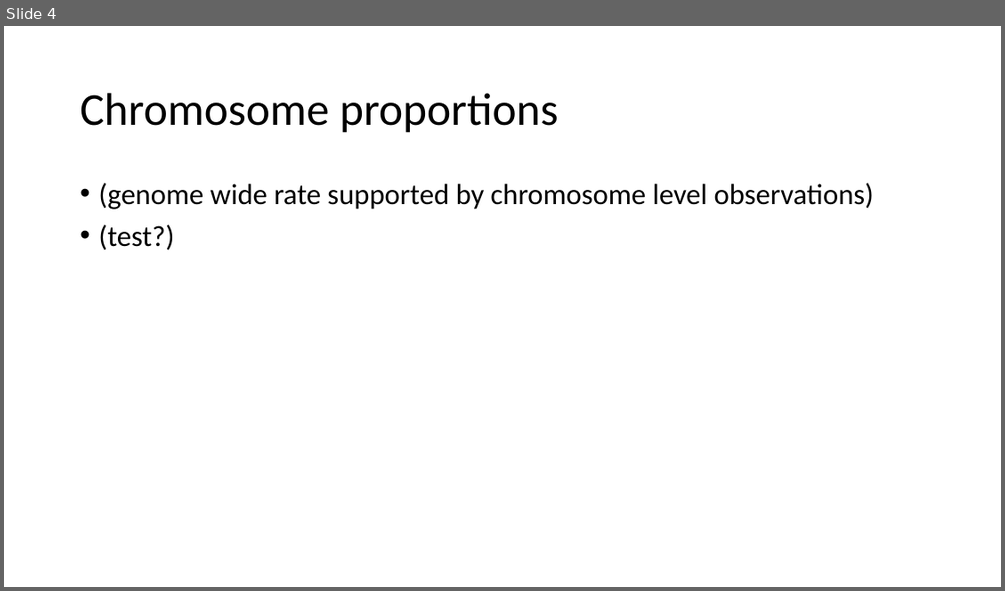
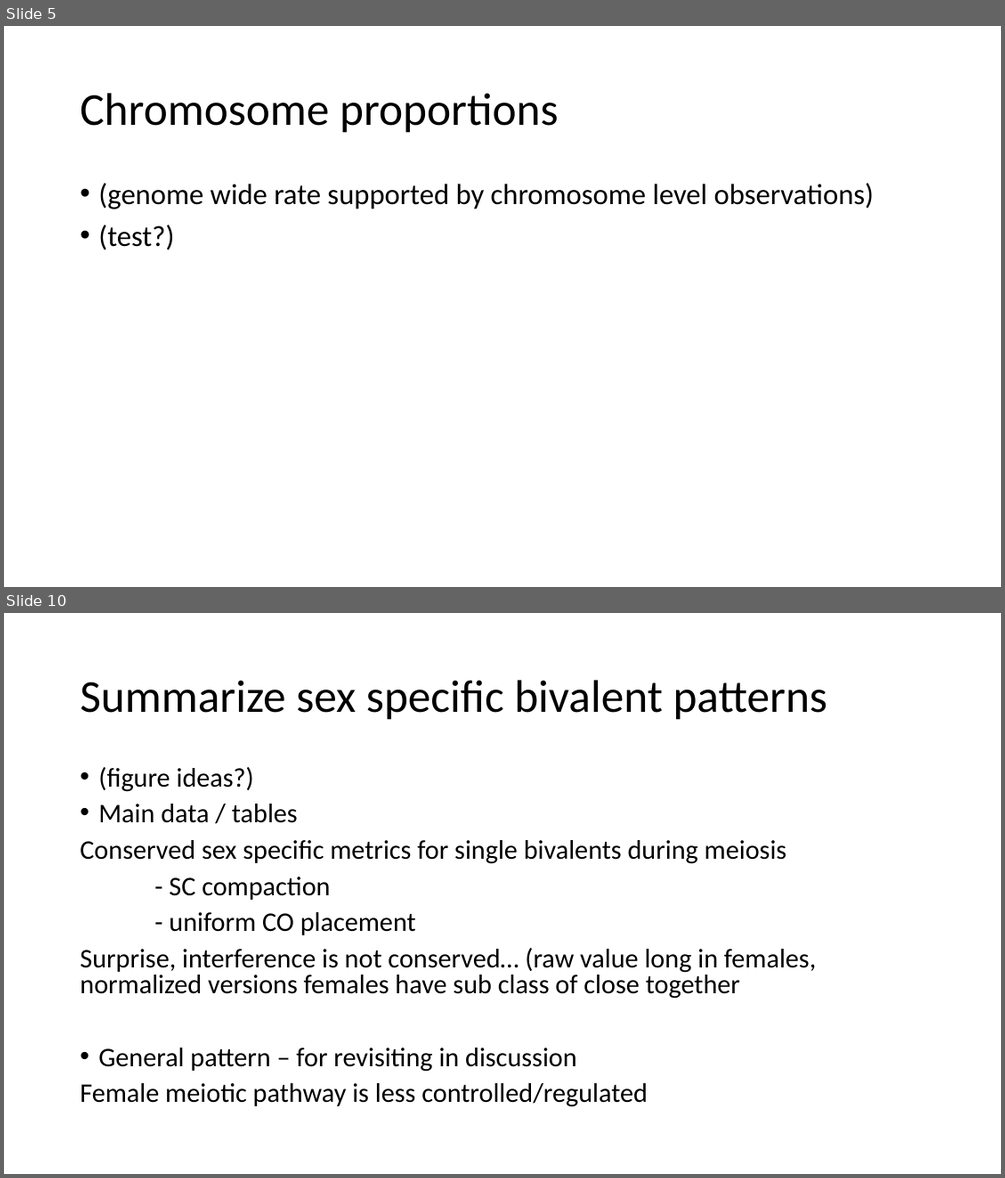
Before and after one commit to petersoapes/MLH1repo, a slide deck: AP_labMeeting_2.12.20.pptx. Shown one above the other, each under a label of ours: slide 4 before the commit, slides 5 and 10 after it; the slides between them are not shown. The pictures are 1005x591 and 1005x1178 pixels, drawn with LibreOffice and Linux fonts; fonts in the diff are those of the drawing. Boxes give left, top, right and bottom in pixels: in the first picture for what was removed or moved away, otherwise in the second. Text is boxed around its words. In the diff, an @@ line names an element or a change of style, - is before the commit and + after.

```diff
--- a/AP_labMeeting_2.12.20.pptx
+++ b/AP_labMeeting_2.12.20.pptx
@@ slide 10 added at [4, 613, 1001, 1174], background #FFFFFF @@
@@ title added at [80, 680, 827, 720], 44 pt, text #000000 @@
+Summarize sex specific bivalent patterns
@@ text added at [80, 767, 816, 1107], 25.9 pt, text #000000 @@
+• (figure ideas?)
+• Main data / tables
+Conserved sex specific metrics for single bivalents during meiosis
+- SC compaction
+- uniform CO placement
+Surprise, interference is not conserved… (raw value long in females, normalized versions females have sub class of close together
+• General pattern – for revisiting in discussion
+Female meiotic pathway is less controlled/regulated
@@ what was slide 4 is now slide 5 @@
```
Also in this commit, not shown: 6 slides changed, 4 other slides added, 1 slide removed.
